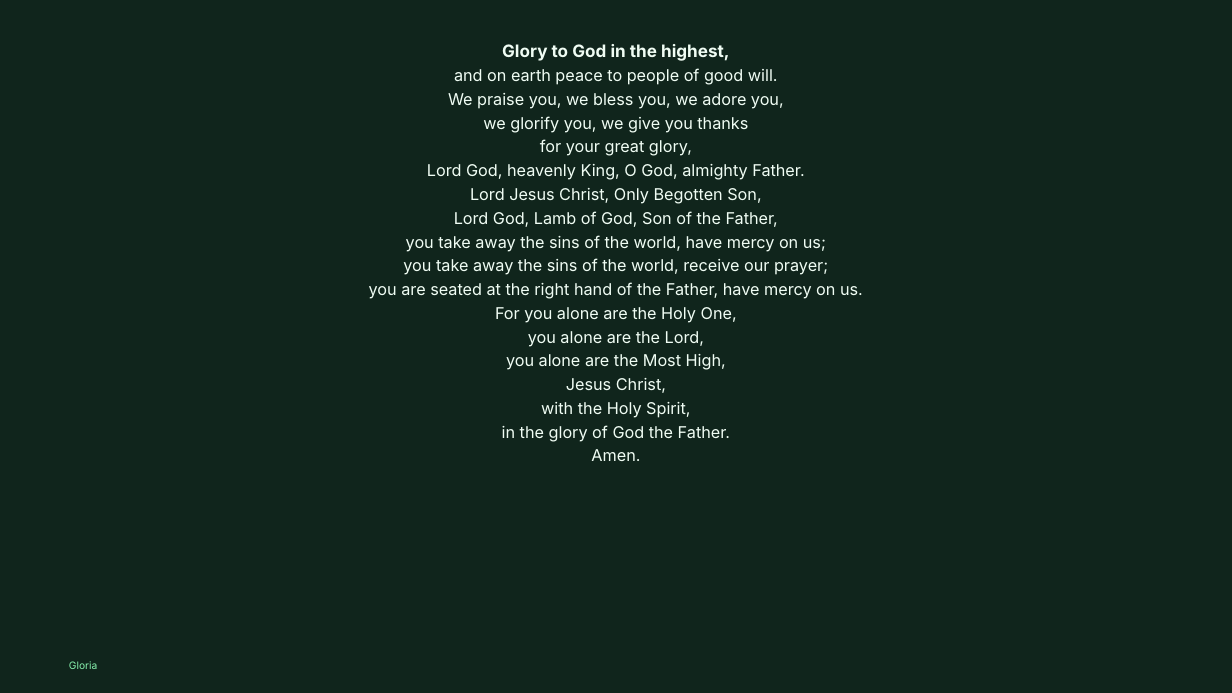
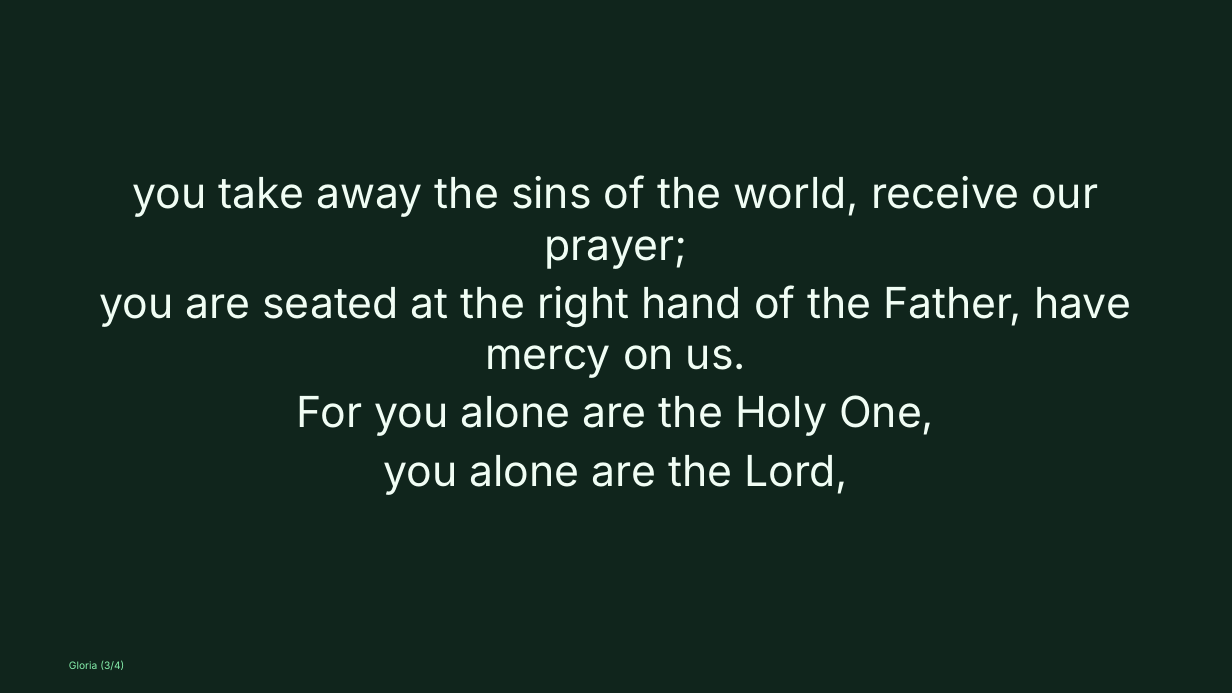
Before and after one commit to divinogabriel9/verbum, a slide deck: slide 16 of outputs/GFCC31May2026_OrdinaryTime.pptx (slide 12 before the commit). Drawn at 1232x693 pixels with LibreOffice and Linux fonts; fonts in the diff are those of the drawing. Boxes give left, top, right and bottom in pixels: in the first picture for what was removed or moved away, otherwise in the second. Text is boxed around its words. In the diff, an @@ line names an element or a change of style, - is before the commit and + after.

```diff
--- a/outputs/GFCC31May2026_OrdinaryTime.pptx
+++ b/outputs/GFCC31May2026_OrdinaryTime.pptx
@@ text "you take away the sins ..." at (x1=100, y1=175, x2=1131, y2=495): size 19 to 50 pt; more space between paragraphs; vertical alignment top to middle @@
@@ text at (x1=406, y1=44, x2=826, y2=252): paragraphs removed @@
-Glory to God in the highest,
-and on earth peace to people of good will.
-We praise you, we bless you, we adore you,
-we glorify you, we give you thanks
-for your great glory,
-Lord God, heavenly King, O God, almighty Father.
-Lord Jesus Christ, Only Begotten Son,
-Lord God, Lamb of God, Son of the Father,
-you take away the sins of the world, have mercy on us;
@@ text at (x1=502, y1=354, x2=730, y2=461): paragraphs removed @@
-you alone are the Most High,
-Jesus Christ,
-with the Holy Spirit,
-in the glory of God the Father.
-Amen.
@@ text at (x1=69, y1=661, x2=124, y2=670): text changed @@
-Gloria
+Gloria (3/4)
```
Also in this commit, not shown: 27 other slides changed, 19 slides added, 5 slides removed, 21 other files.
